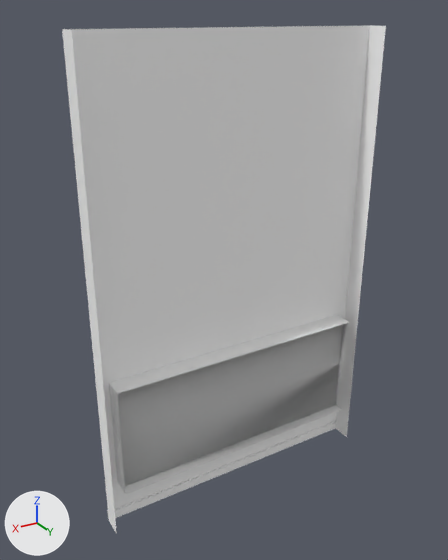
The FBX model Assets/Design/Models/Tile_model/model/Mo_Wall2.fbx: old version first, new version second.
Camera for both pictures: a camera (50 mm lens) standing at (10.29, 2.42, 20.49) and looking at (3.49, -8.9, 14.82). The lights are fixed; the arrows at lower left show +X, +Y and +Z. Where no turn or scale is listed for an object, it has been applied to the vertices. Vertices at the same position are counted once.

Script lines for the objects in view, before the commit:
```python
me_mesh = bpy.data.meshes.new('Mesh')
me_mesh.from_pydata(...)  # 34 vertices, 46 faces; spans x -3.54..3.54, y -0.28..0.28, z -5.51..5.51
me_mesh.materials.append(mat_wall_last)  # white #ffffff
ob_pplane44 = bpy.data.objects.new('pPlane44', me_mesh)
ob_pplane44.location = (3.19, -8.68, 14.72)
```
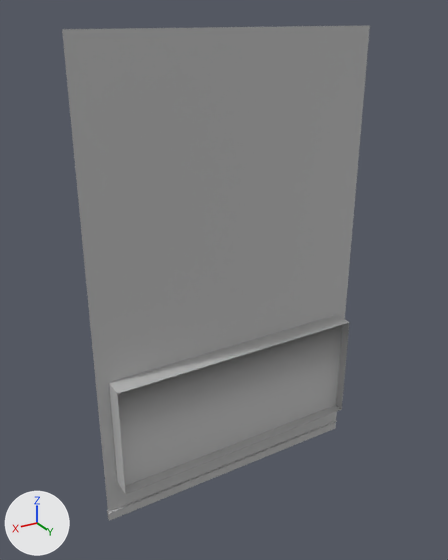
The newer file is also turned or shifted as a whole; pictures and numbers use the older file's frame.

The change in detail:
Material 'lambert1' (mat_lambert1) is new.
Its base color is (0.5, 0.5, 0.5) (grey #bcbcbc).
me_mesh is used by ob_pplane44; location (3.19, -8.68, 14.72).
me_mesh had 34 vertices, 46 faces and spanned x -3.54..3.54, y -0.28..0.28, z -5.51..5.51.
me_mesh now has 28 vertices, 34 faces and spans x -3.54..3.54, y -0.28..0.28, z -5.51..5.51.
Part 1, on me_mesh:
8 vertices are removed from x -3.54..3.54, y 0.28, z -5.51..5.51.
22 faces are deleted.
2 vertices are added at (-3.25, 0.03, -4.44), (3.25, 0.03, -4.44).
10 new faces join them.
me_mesh part 2: 24 faces spanning x -3.54..3.54, y -0.28..0.28, z -5.51..5.51 switch from mat_wall_last (white #ffffff) to mat_lambert1 (grey #bcbcbc).

Boxes [x1, y1, x2, y2] around the edits, measured in the pictures (448 x 560 px):
'pPlane44', reshaped: before [62, 25, 386, 534]; after [62, 25, 370, 521]
part 1 of me_mesh, cut back: before [62, 25, 386, 534]; after [109, 322, 350, 494]
part 2 of me_mesh, recoloured: [65, 25, 370, 519] in both
